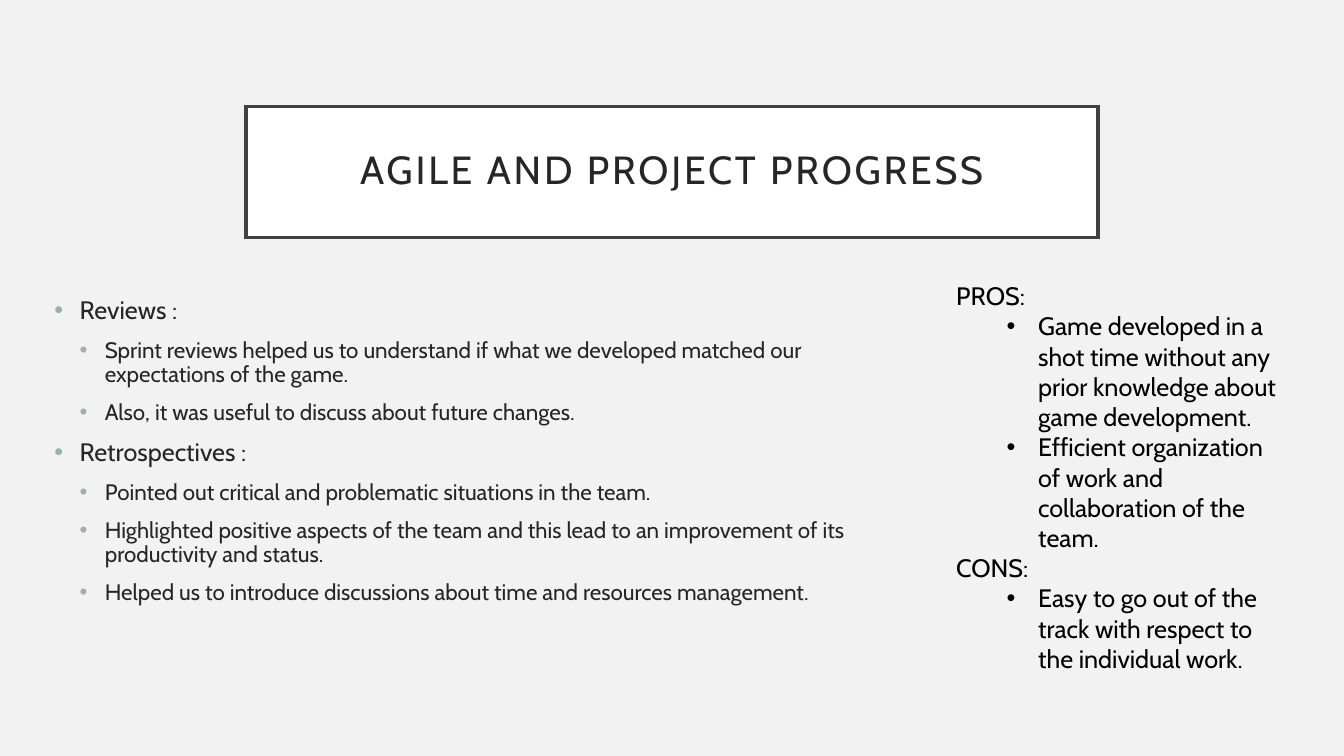
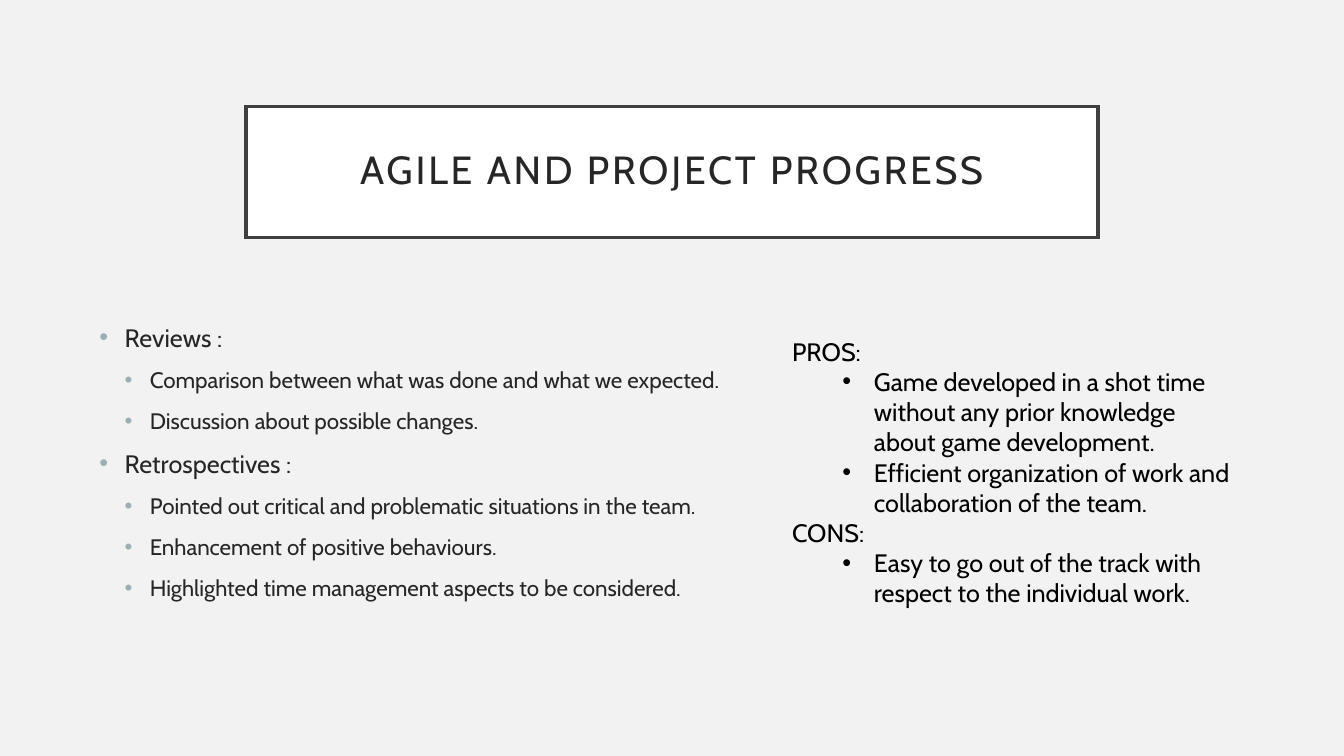
Before and after one commit to gdesimone97/unisa-life, a slide deck: slide 12 of PRESENTAZIONE FINALE2.pptx. Drawn at 1344x756 pixels with LibreOffice and Linux fonts; fonts in the diff are those of the drawing. Boxes give left, top, right and bottom in pixels: in the first picture for what was removed or moved away, otherwise in the second. Text is boxed around its words. In the diff, an @@ line names an element or a change of style, - is before the commit and + after.

```diff
--- a/PRESENTAZIONE FINALE2.pptx
+++ b/PRESENTAZIONE FINALE2.pptx
@@ text "Reviews :": place and size @@
-text "Reviews :" at [80, 301, 845, 606]
+text "Reviews :" at [125, 329, 719, 602]
@@ text at [125, 329, 696, 520]: line spacing 0.9 to 1 @@
@@ text "PROS:" rewrapped from [956, 287, 1276, 644] to [792, 343, 1229, 608] @@
@@ text at [150, 371, 719, 435]: text changed @@
-  • Sprint reviews helped us to understand if what we developed matched our expectations of the game.
-  • Also, it was useful to discuss about future changes.
+  • Comparison between what was done and what we expected.
+  • Discussion about possible changes.
@@ text at [150, 538, 681, 602]: text changed @@
-  • Highlighted positive aspects of the team and this lead to an improvement of its productivity and status.
-  • Helped us to introduce discussions about time and resources management.
+  • Enhancement of positive behaviours.
+  • Highlighted time management aspects to be considered.
```
Also in this commit, not shown: 1 other slide changed, 1 slide added.
